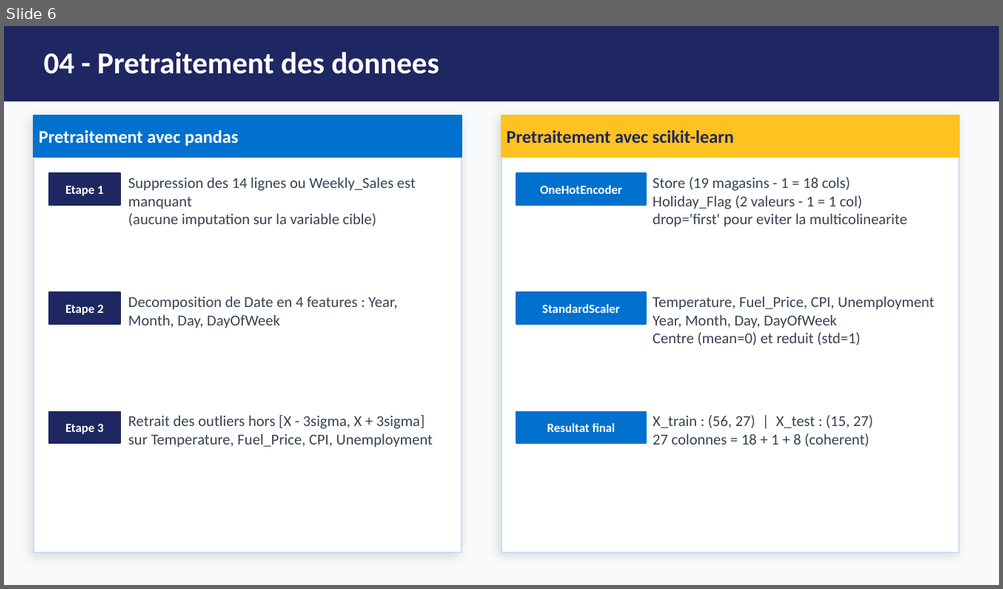
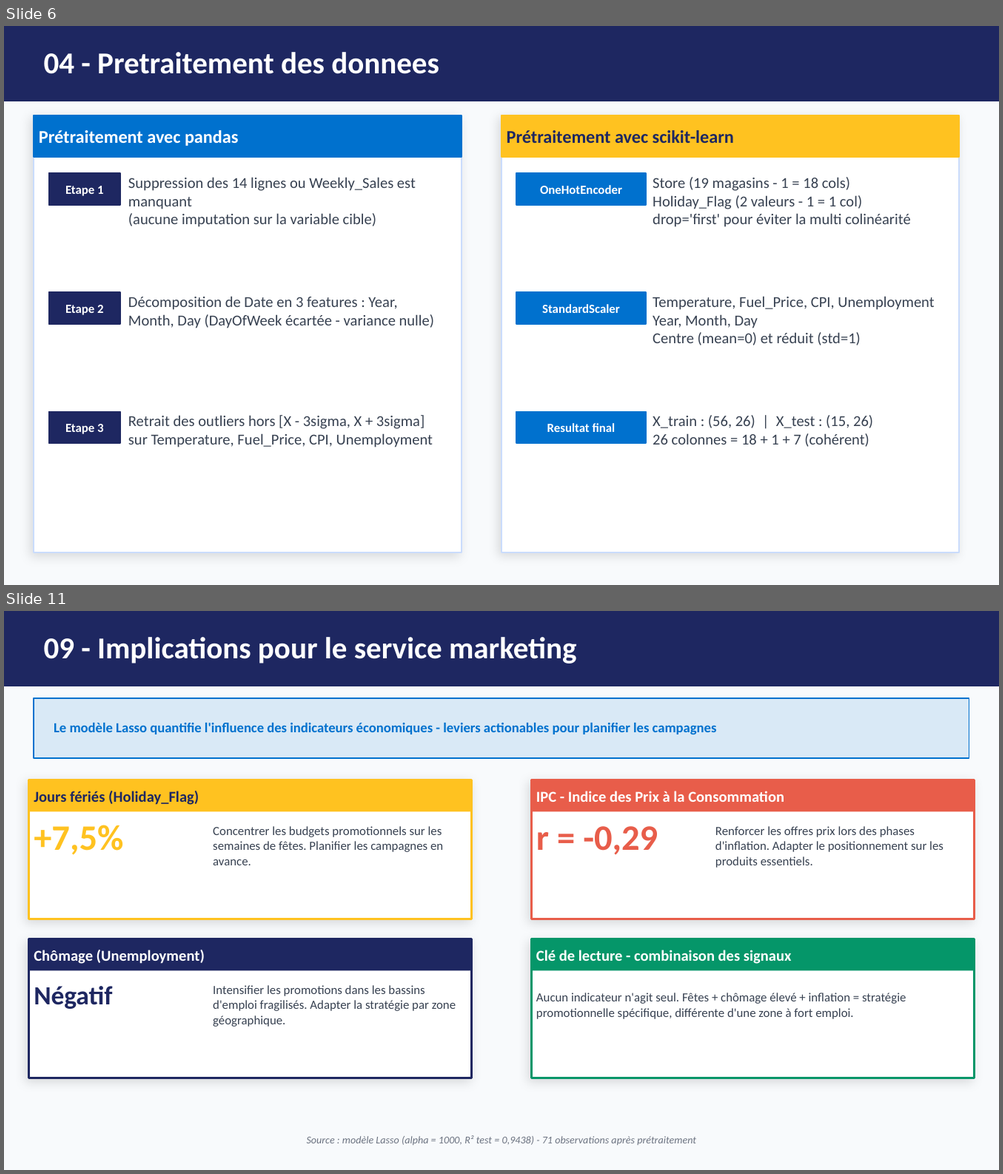
Before and after one commit to AichaFa/2-Projets-Fullstack, a slide deck: 3-Apprentissage automatique/1-soldes Walmart/Walmart_Presentation.pptx. Shown one above the other, each under a label of ours: slide 6 before the commit, slides 6 and 11 after it; the slides between them are not shown. The pictures are 1003x589 and 1003x1174 pixels, drawn with LibreOffice and Linux fonts; fonts in the diff are those of the drawing. Boxes give left, top, right and bottom in pixels: in the first picture for what was removed or moved away, otherwise in the second. Text is boxed around its words. In the diff, an @@ line names an element or a change of style, - is before the commit and + after.

Commit message:
Mise à jour du projet Walmart : finalisation du prétraitement et des modèles

```diff
--- a/3-Apprentissage automatique/1-soldes Walmart/Walmart_Presentation.pptx
+++ b/3-Apprentissage automatique/1-soldes Walmart/Walmart_Presentation.pptx
@@ slide 11 added at (x1=4, y1=611, x2=999, y2=1170), background #F8FAFC @@
@@ rectangle added at (x1=4, y1=611, x2=999, y2=686), fill #1E2761, outline #1E2761 1 pt @@
@@ text added at (x1=44, y1=637, x2=576, y2=664), 22 pt, text #FFFFFF, bold @@
+09 - Implications pour le service marketing
@@ rectangle added at (x1=34, y1=698, x2=969, y2=758), fill #0071CE at 12% opacity, outline #0071CE 1 pt @@
@@ text added at (x1=54, y1=723, x2=717, y2=735), 10 pt, text #0071CE, bold @@
+Le modèle Lasso quantifie l'influence des indicateurs économiques - leviers actionables pour planifier les campagnes
@@ rectangle added at (x1=29, y1=780, x2=472, y2=920), fill #FFFFFF, outline #FFC220 1.5 pt @@
@@ rectangle added at (x1=29, y1=780, x2=472, y2=812), fill #FFC220 @@
@@ rectangle added at (x1=531, y1=780, x2=973, y2=920), fill #FFFFFF, outline #E85D4A 1.5 pt @@
@@ rectangle added at (x1=531, y1=780, x2=973, y2=812), fill #E85D4A @@
@@ text added at (x1=34, y1=791, x2=199, y2=805), 11 pt, text #1E2761, bold @@
+Jours fériés (Holiday_Flag)
@@ text added at (x1=536, y1=791, x2=784, y2=802), 11 pt, text #FFFFFF, bold @@
+IPC - Indice des Prix à la Consommation
@@ text added at (x1=34, y1=825, x2=123, y2=855), 26 pt, text #FFC220, bold @@
++7,5%
@@ text added at (x1=213, y1=826, x2=443, y2=866), 9 pt, text #374151 @@
+Concentrer les budgets promotionnels sur les semaines de fêtes. Planifier les campagnes en avance.
@@ text added at (x1=536, y1=826, x2=657, y2=855), 26 pt, text #E85D4A, bold @@
+r = -0,29
@@ text added at (x1=715, y1=826, x2=943, y2=868), 9 pt, text #374151 @@
+Renforcer les offres prix lors des phases d'inflation. Adapter le positionnement sur les produits essentiels.
@@ rectangle added at (x1=29, y1=940, x2=472, y2=1079), fill #FFFFFF, outline #1E2761 1.5 pt @@
@@ rectangle added at (x1=29, y1=940, x2=472, y2=971), fill #1E2761 @@
@@ rectangle added at (x1=531, y1=940, x2=973, y2=1079), fill #FFFFFF, outline #059669 1.5 pt @@
@@ rectangle added at (x1=531, y1=940, x2=973, y2=971), fill #059669 @@
@@ text added at (x1=34, y1=950, x2=205, y2=964), 11 pt, text #FFFFFF, bold @@
+Chômage (Unemployment)
@@ text added at (x1=536, y1=950, x2=791, y2=964), 11 pt, text #FFFFFF, bold @@
+Clé de lecture - combinaison des signaux
@@ text added at (x1=34, y1=986, x2=112, y2=1009), 19 pt, text #1E2761, bold @@
+Négatif
@@ text added at (x1=213, y1=985, x2=455, y2=1027), 9 pt, text #374151 @@
+Intensifier les promotions dans les bassins d'emploi fragilisés. Adapter la stratégie par zone géographique.
@@ text added at (x1=536, y1=993, x2=905, y2=1019), 9 pt, text #374151 @@
+Aucun indicateur n'agit seul. Fêtes + chômage élevé + inflation = stratégie promotionnelle spécifique, différente d'une zone à fort emploi.
@@ text added at (x1=307, y1=1136, x2=696, y2=1145), 7.5 pt, text #6B7280, italic @@
+Source : modèle Lasso (alpha = 1000, R² test = 0,9438) - 71 observations après prétraitement
@@ slide 6 changed as well @@
@@ text at (x1=39, y1=130, x2=239, y2=146): text changed @@
-Pretraitement avec pandas
+Prétraitement avec pandas
@@ text at (x1=506, y1=130, x2=734, y2=143): text changed @@
-Pretraitement avec scikit-learn
+Prétraitement avec scikit-learn
@@ text at (x1=652, y1=213, x2=910, y2=227): text changed @@
-drop='first' pour eviter la multicolinearite
+drop='first' pour éviter la multi colinéarité
@@ text at (x1=128, y1=296, x2=435, y2=329): text changed @@
-Decomposition de Date en 4 features : Year, Month, Day, DayOfWeek
+Décomposition de Date en 3 features : Year, Month, Day (DayOfWeek écartée - variance nulle)
@@ text at (x1=652, y1=315, x2=859, y2=346): text changed @@
-Year, Month, Day, DayOfWeek
-Centre (mean=0) et reduit (std=1)
+Year, Month, Day
+Centre (mean=0) et réduit (std=1)
@@ text at (x1=652, y1=415, x2=873, y2=447): text changed @@
-X_train : (56, 27) | X_test : (15, 27)
-27 colonnes = 18 + 1 + 8 (coherent)
+X_train : (56, 26) | X_test : (15, 26)
+26 colonnes = 18 + 1 + 7 (cohérent)
```
Also in this commit, not shown: 10 other slides changed, 4 other files.
